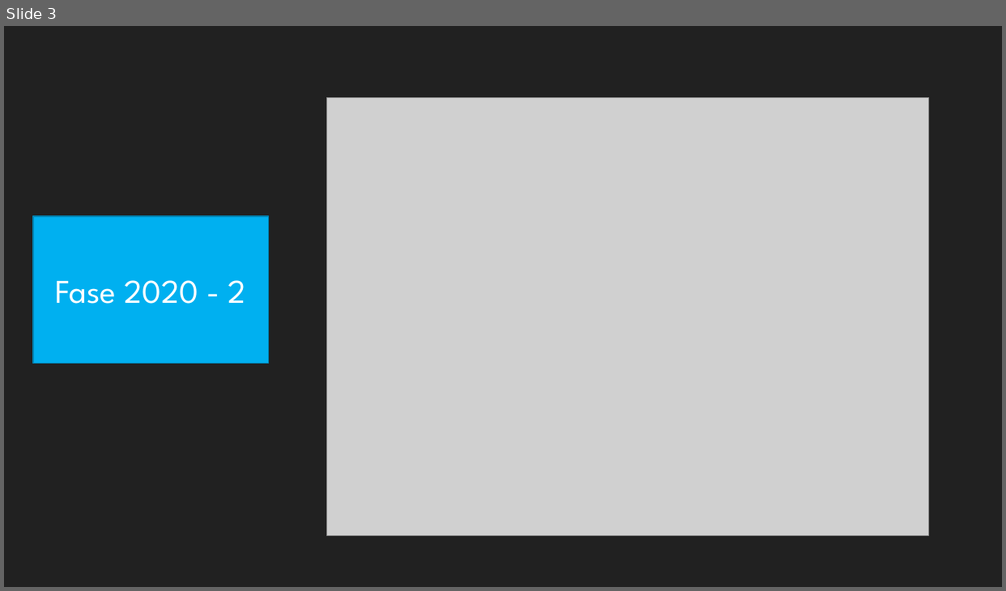
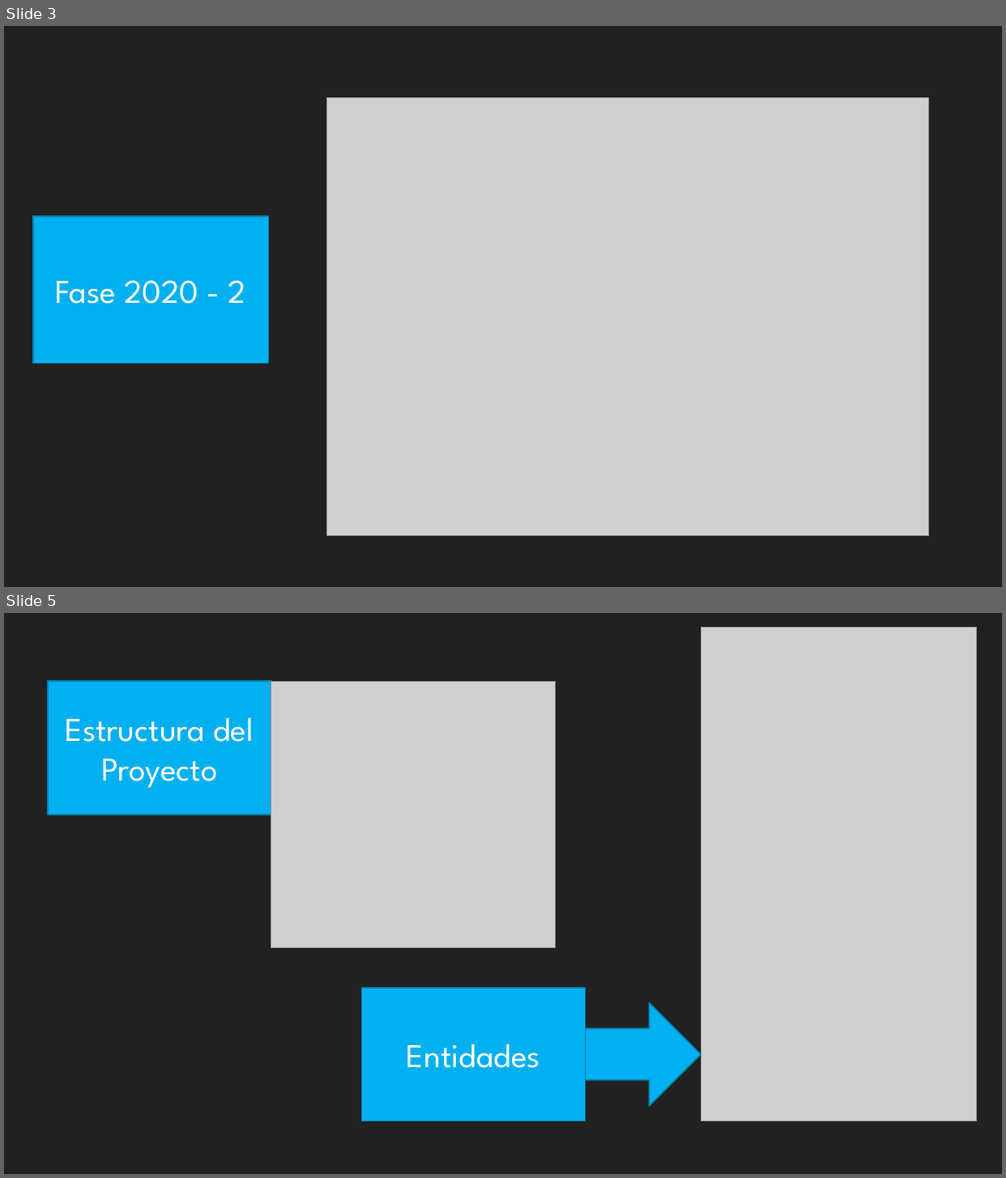
Before and after one commit to jdgonzalezd1/AppausaProject, a slide deck: Docs/Appausa 3.0.pptx. Shown one above the other, each under a label of ours: slide 3 before the commit, slides 3 and 5 after it; the slides between them are not shown. The pictures are 1006x591 and 1006x1178 pixels, drawn with LibreOffice and Linux fonts; fonts in the diff are those of the drawing; grey boxes stand for pictures. Boxes give left, top, right and bottom in pixels: in the first picture for what was removed or moved away, otherwise in the second. Text is boxed around its words. In the diff, an @@ line names an element or a change of style, - is before the commit and + after.

```diff
--- a/Docs/Appausa 3.0.pptx
+++ b/Docs/Appausa 3.0.pptx
@@ slide 5 added at [4, 613, 1002, 1174], background #212121 @@
@@ picture added at [701, 628, 978, 1122] @@
@@ rectangle added at [49, 681, 272, 815], fill #00B0F0, outline #0082B2 1.25 pt, 32 pt, text #FFFFFF @@
+Estructura del Proyecto
@@ picture added at [271, 681, 555, 948] @@
@@ rectangle added at [362, 988, 586, 1122], fill #00B0F0, outline #0082B2 1.25 pt, 32 pt, text #FFFFFF @@
+Entidades
@@ right arrow added at [586, 1003, 701, 1106], fill #00B0F0, outline #0082B2 1.25 pt @@
```
Also in this commit, not shown: 1 slide changed, 1 other slide added, 3 other files.
